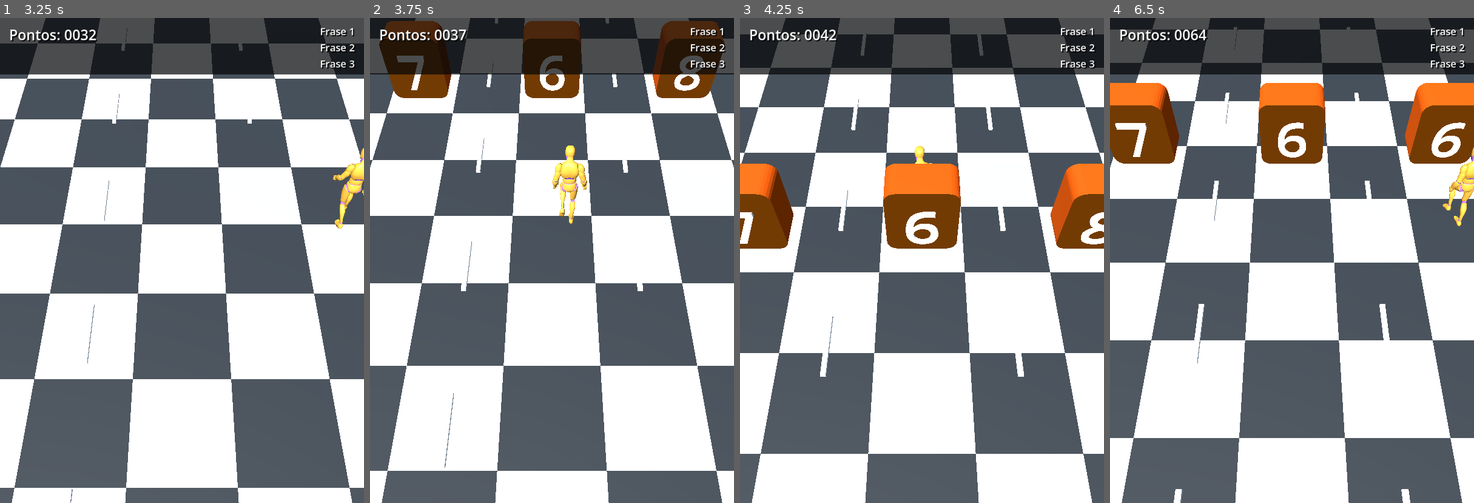
Above: before the commit, frames 1-4 (left to right).
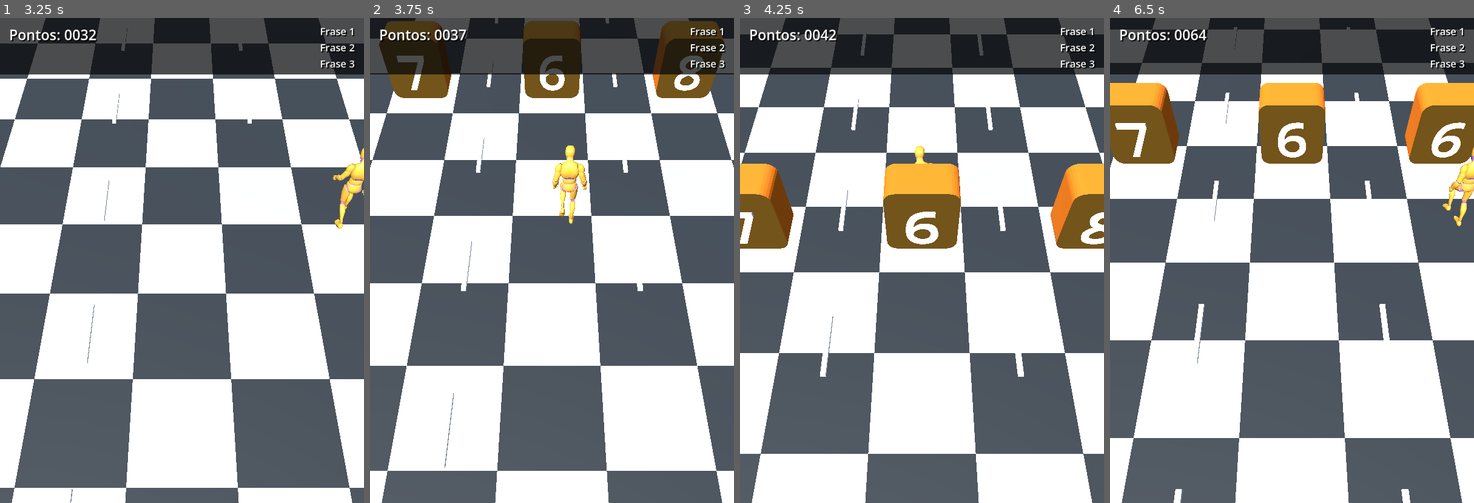
Above: after the commit, the same moments.

Repository: joaopedromsantos/CPG-2026-CTRL-Y
Game: Godot game, scene res://scenes/main.tscn
Two runs of this game, one before a commit and one after it. Both use one fixed random seed, a clock stepped at 60 frames per second and the inputs below.
Inputs:
- Up to frame 1 (3.25 s): tap Enter at 0.5 s; hold Right 0.53-1.28 s; tap R every 0.75 s from 0.6 to 2.85 s; hold Left 1.28-2.03 s; hold Right from 2.03 s (still down)
- Up to frame 2 (3.75 s): release Right at 3.53 s; hold Left from 3.53 s (still down); tap R at 3.6 s
- Up to frame 3 (4.25 s): keep holding Left
- Up to frame 4 (6.5 s): tap R at 4.35, 5.1, 5.85 s; release Left at 5.78 s; hold Right from 5.78 s (still down)

Frame 1 is identical in both runs. In frame 2, 1.8% of the frame differs, in the area x 5-95%, y 11-17%; in frame 3, 6.8%; in frame 4, 7.5%, in the area x 0-100%, y 13-31%.

Commit message:
feat: update block materials colors for improved visual consistency

Diff:
--- a/scripts/blocos.gd
+++ b/scripts/blocos.gd
@@ -60,12 +60,12 @@
 
 func _build_materials() -> void:
 	_mat_block = StandardMaterial3D.new()
-	_mat_block.albedo_color = Color(1.0, 0.48, 0.08)
+	_mat_block.albedo_color = Color(1.0, 0.66, 0.22)
 	_mat_block.roughness = 0.42
 	_mat_block.cull_mode = BaseMaterial3D.CULL_DISABLED
 
 	_mat_block_side = StandardMaterial3D.new()
-	_mat_block_side.albedo_color = Color(0.82, 0.31, 0.03)
+	_mat_block_side.albedo_color = Color(0.95, 0.48, 0.12)
 	_mat_block_side.roughness = 0.5
 	_mat_block_side.cull_mode = BaseMaterial3D.CULL_DISABLED
 
